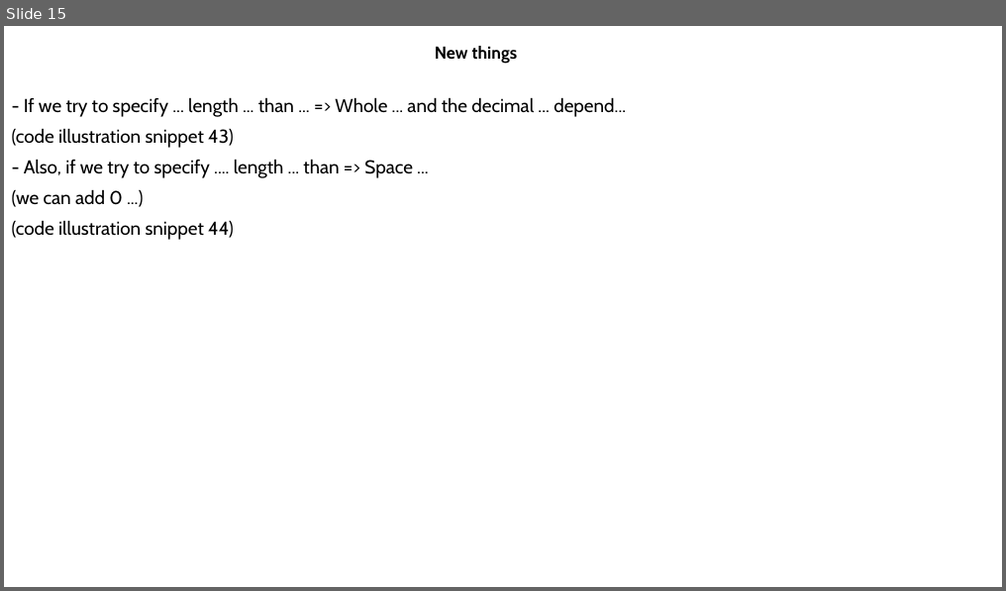
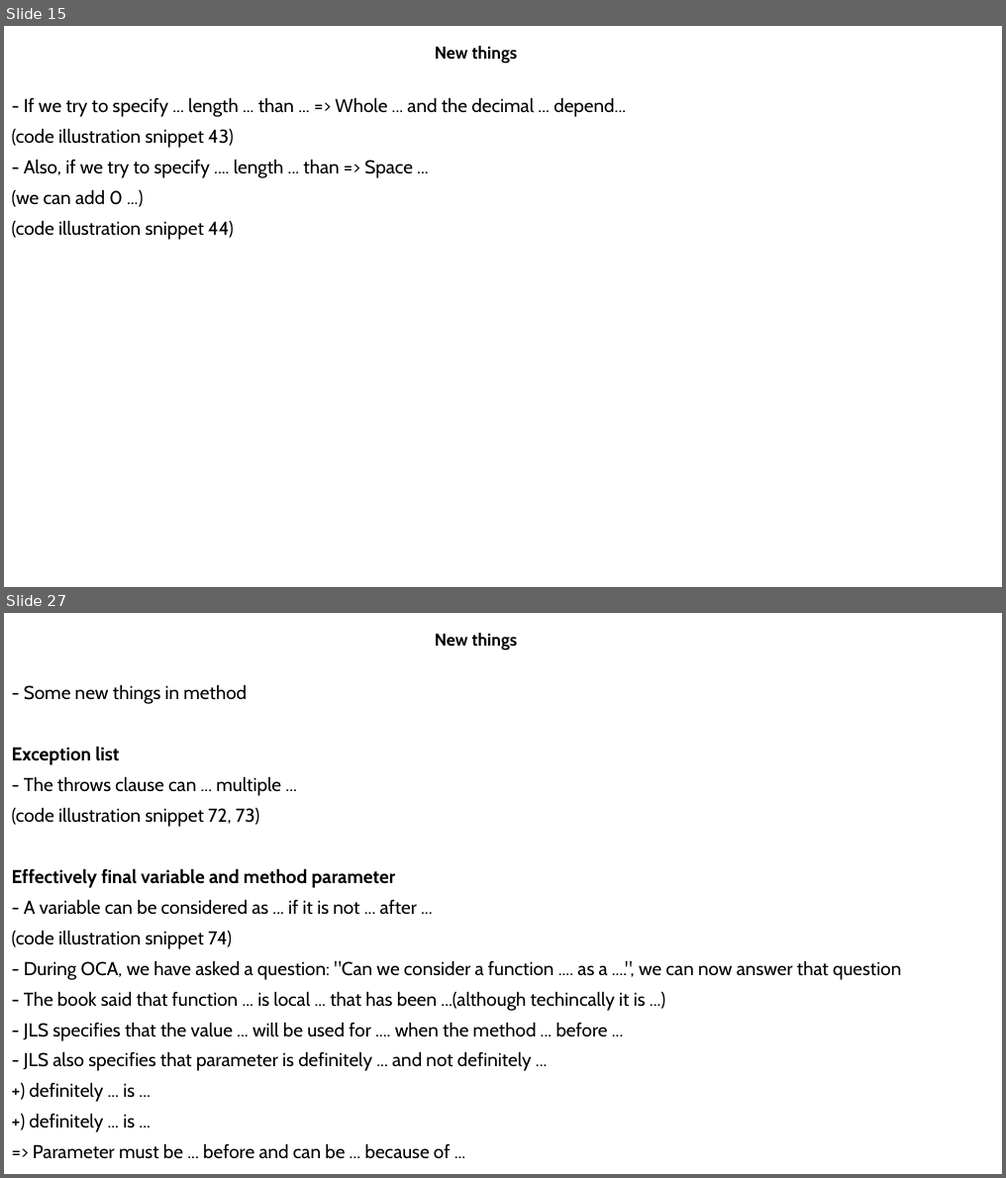
Before and after one commit to MaiDinhVinh/CS-Java, a slide deck: OCP17/JSE17 Migration.pptx. Shown one above the other, each under a label of ours: slide 15 before the commit, slides 15 and 27 after it; the slides between them are not shown. The pictures are 1006x591 and 1006x1178 pixels, drawn with LibreOffice and Linux fonts; fonts in the diff are those of the drawing. Boxes give left, top, right and bottom in pixels: in the first picture for what was removed or moved away, otherwise in the second. Text is boxed around its words. In the diff, an @@ line names an element or a change of style, - is before the commit and + after.

```diff
--- a/OCP17/JSE17 Migration.pptx
+++ b/OCP17/JSE17 Migration.pptx
@@ slide 27 added at (4, 613, 1002, 1174), background #FFFFFF @@
@@ subtitle added at (435, 633, 518, 651), 16.6 pt, text #000000, bold @@
+New things
@@ text added at (12, 684, 901, 1159), 18 pt, text #000000 @@
+- Some new things in method
+Exception list
+- The throws clause can ... multiple ...
+(code illustration snippet 72, 73)
+Effectively final variable and method parameter
+- A variable can be considered as ... if it is not ... after ...
+(code illustration snippet 74)
+- During OCA, we have asked a question: "Can we consider a function .... as a ....", we can now answer that question
+- The book said that function ... is local ... that has been ...(although techincally it is ...)
+- JLS specifies that the value ... will be used for .... when the method ... before ...
+- JLS also specifies that parameter is definitely ... and not definitely ...
++) definitely ... is ...
++) definitely ... is ...
+=> Parameter must be ... before and can be ... because of ...
```
Also in this commit, not shown: 13 other slides added.
